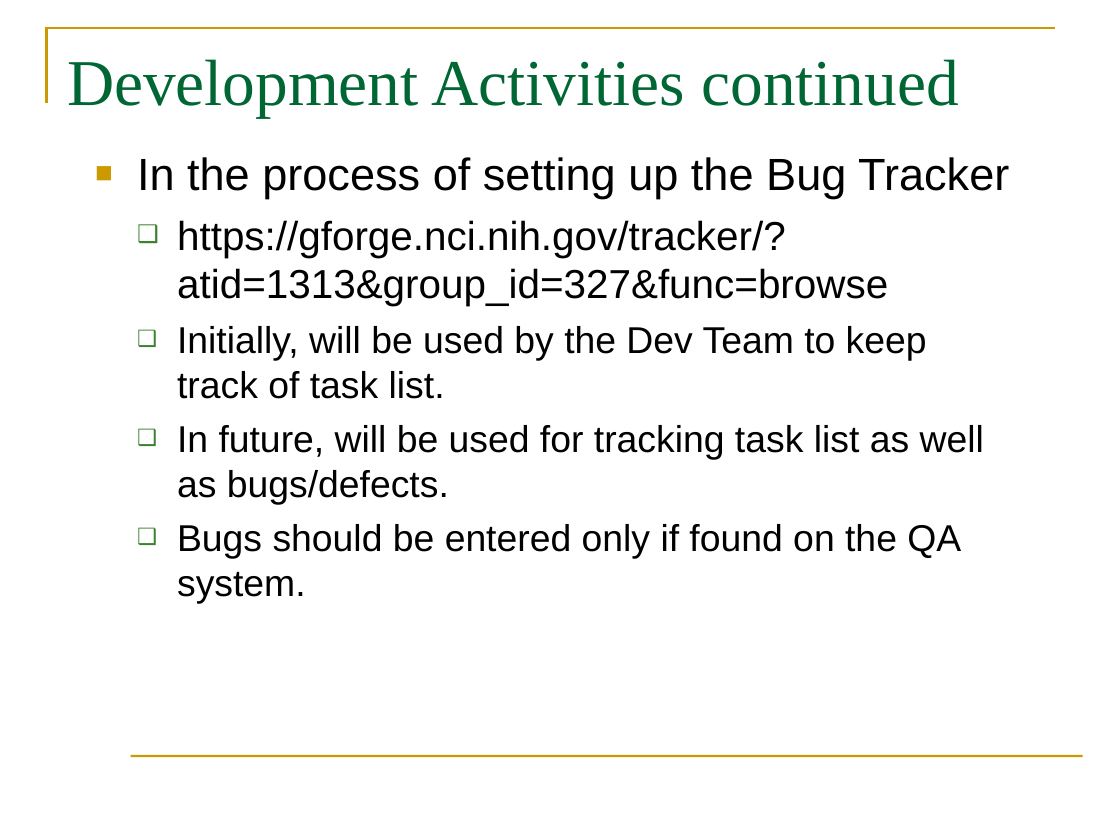
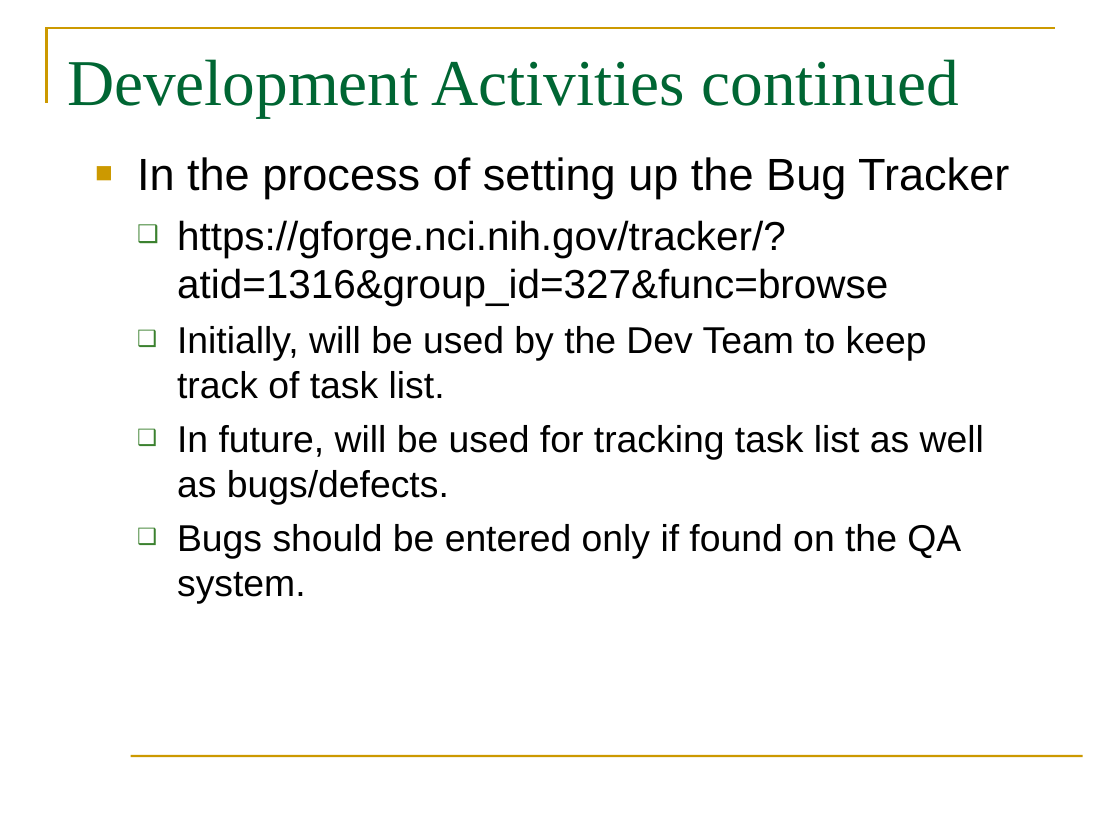
Before and after one commit to NCIP/prot-express, a slide deck: slide 9 of docs/project_management/meeting_notes/2007-08/08_31_2007/protExpress-Meeting_083107.ppt. Drawn at 1120x840 pixels with LibreOffice and Linux fonts; fonts in the diff are those of the drawing; background and template pictures are left out. Boxes give left, top, right and bottom in pixels: in the first picture for what was removed or moved away, otherwise in the second. Text is boxed around its words. In the diff, an @@ line names an element or a change of style, - is before the commit and + after.

```diff
--- a/docs/project_management/meeting_notes/2007-08/08_31_2007/protExpress-Meeting_083107.ppt
+++ b/docs/project_management/meeting_notes/2007-08/08_31_2007/protExpress-Meeting_083107.ppt
@@ text at <box>177,220,888,306</box>: text changed @@
-  ❑ https://gforge.nci.nih.gov/tracker/?atid=1313&group_id=327&func=browse
+  ❑ https://gforge.nci.nih.gov/tracker/?atid=1316&group_id=327&func=browse
```
Also in this commit, not shown: 4 other files.
